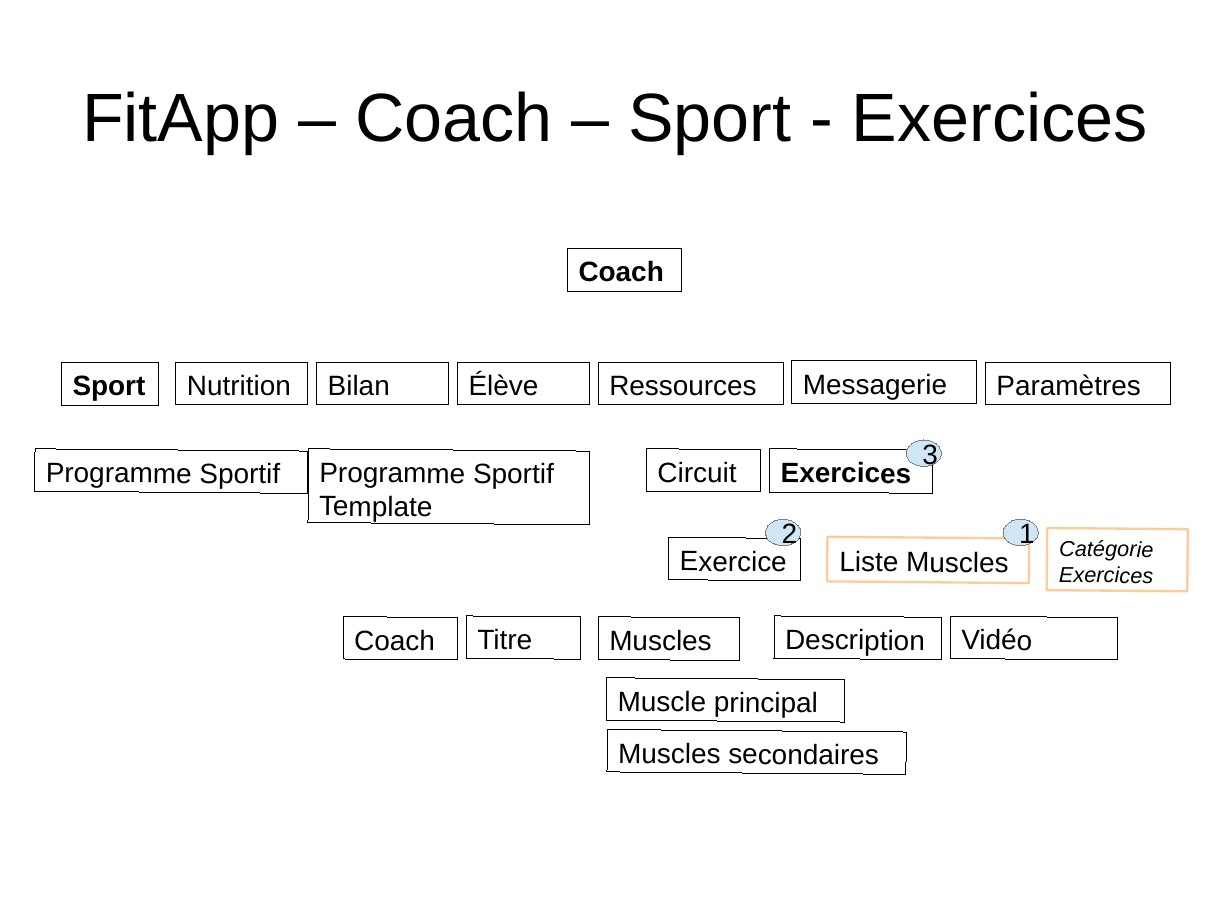
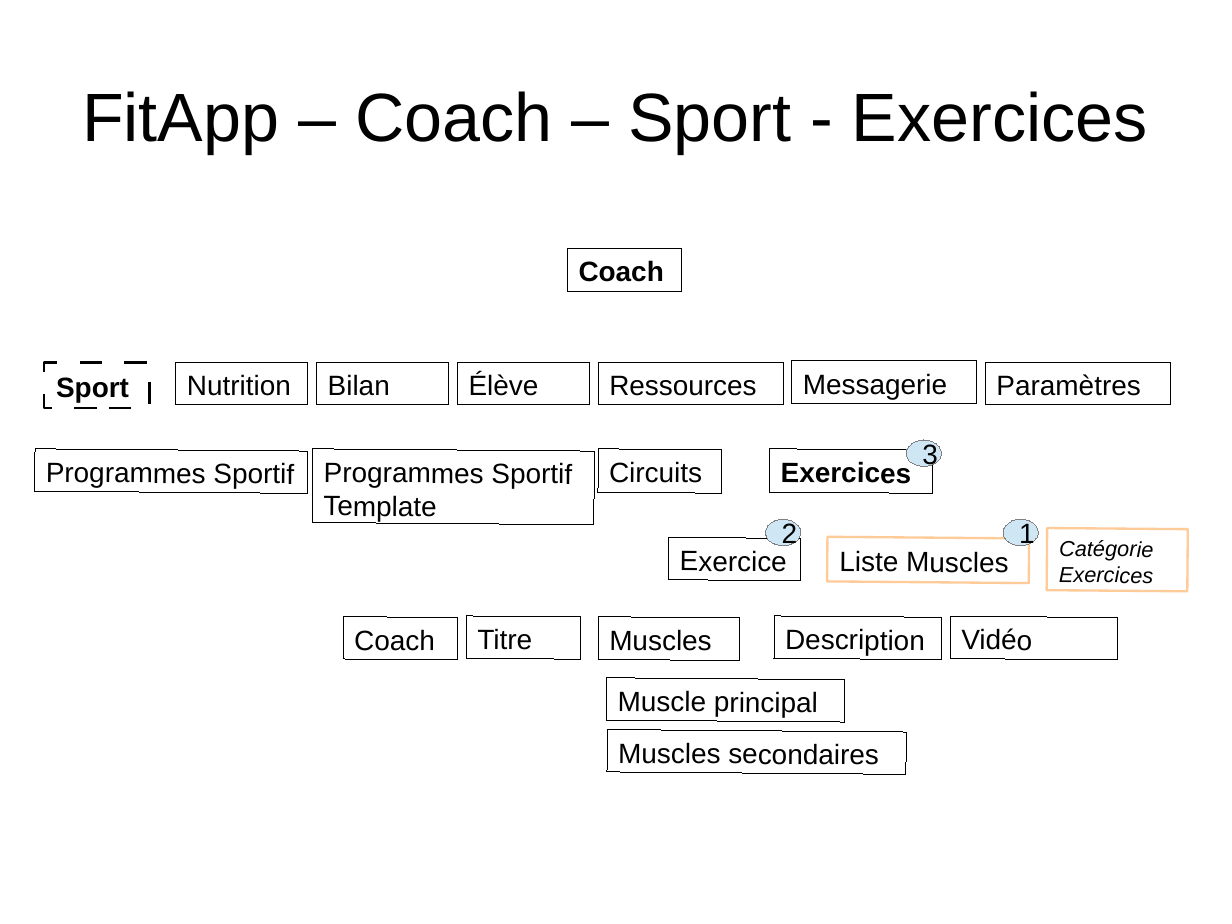
Before and after one commit to NicolasGavard/WebVysionSportV2, a slide deck: slide 4 of Documentations/FitApp.odp. Drawn at 1232x924 pixels with LibreOffice and Linux fonts; fonts in the diff are those of the drawing. Boxes give left, top, right and bottom in pixels: in the first picture for what was removed or moved away, otherwise in the second. Text is boxed around its words. In the diff, an @@ line names an element or a change of style, - is before the commit and + after.

Commit message:
Doc Sport

```diff
--- a/Documentations/FitApp.odp
+++ b/Documentations/FitApp.odp
@@ rectangle "Sport": place and size @@
-rectangle "Sport" at [61,362,159,406]
+rectangle "Sport" at [44,362,149,408]
@@ rectangle "Sport" at [44,362,149,408]: outline #000000 0 pt to #000000 1.5 pt @@
@@ rectangle "Programmes Sportif Template": place and size @@
-rectangle "Programmes Sportif Template" at [308,449,591,526]
+rectangle "Programmes Sportif Template" at [313,449,595,526]
@@ rectangle added at [598,449,721,494], outline #000000 0 pt, 18 pt, text #000000 @@
+Circuits
@@ rectangle removed at [647,449,762,492] @@
-Circuit
@@ text in rectangle at [46,462,294,488]: text changed @@
-Programme Sportif
+Programmes Sportif
@@ text in rectangle at [323,462,572,521]: text changed @@
-Programme Sportif
-Template
+Programmes Sportif
+Template
```
Also in this commit, not shown: 2 other slides changed, 4 slides added.
